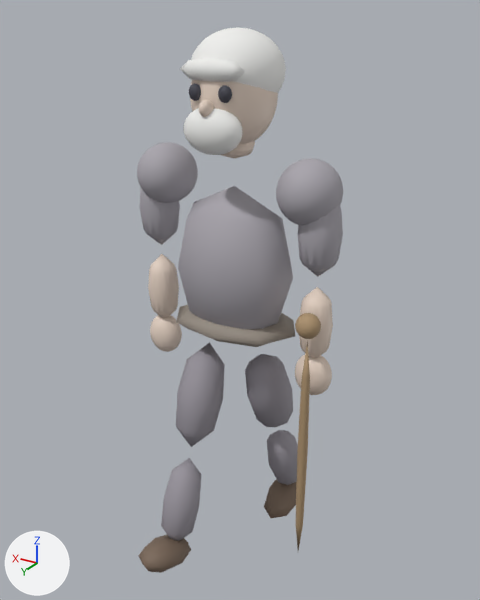
The glTF model models/npc_elder.glb, before and after one commit.
Before and after are seen from a camera (50 mm lens) standing at (-1.079, 1.764, 1.895) and looking at (-0.018, -0.004, 1.011). Every picture has the same lights, and +X, +Y and +Z are marked at lower left. The first picture is the older version. Where no turn or scale is listed for an object, it has been applied to the vertices.

The scene before the commit, as lines of its bpy script (objects in view):
```python
me_cylinder_001 = bpy.data.meshes.new('Cylinder.001')
me_cylinder_001.from_pydata(...)  # 424 vertices, 836 faces; spans x -0.047..0.087, y -0.069..0.069, z -0.674..0.019
# faces by material slot: [168, 668]
me_cylinder_001.materials.append(mat_cloth)  # grey #aaa6ad
me_cylinder_001.materials.append(mat_skin)  # pale yellow #e7d4c5
me_cylinder_006 = bpy.data.meshes.new('Cylinder.006')
me_cylinder_006.from_pydata(...)  # 86 vertices, 160 faces; spans x -0.081..0.083, y -0.083..0.176, z -0.85..-0.026
# faces by material slot: [118, 42]
me_cylinder_006.materials.append(mat_cloth2)  # grey #99959e
me_cylinder_006.materials.append(mat_shoe)  # brown #7c6959
me_cylinder_008 = bpy.data.meshes.new('Cylinder.008')
me_cylinder_008.from_pydata(...)  # 86 vertices, 160 faces; spans x -0.081..0.083, y -0.083..0.176, z -0.85..-0.026
# faces by material slot: [118, 42]
me_cylinder_008.materials.append(mat_cloth2)  # grey #99959e
me_cylinder_008.materials.append(mat_shoe)  # brown #7c6959
ob_arml = bpy.data.objects.new('ArmL', me_cylinder_001)
ob_arml.location = (0.28, 0.0, 1.41)
ob_legl = bpy.data.objects.new('LegL', me_cylinder_006)
ob_legl.parent = ob_body
ob_legl.location = (0.1, 0.0, 0.84)
ob_legl.rotation_euler = (0.349, 0.0, 0.0)  # degrees (20, 0, 0)
ob_legr = bpy.data.objects.new('LegR', me_cylinder_008)
ob_legr.parent = ob_body
ob_legr.location = (-0.1, 0.0, 0.84)
ob_legr.rotation_euler = (-0.349, 0.0, 0.0)  # degrees (-20, 0, 0)
# also in view: 'Body' at (0.0, 0.006, 1.361); 'ArmR' at (-0.3, 0.035, 0.784)
```
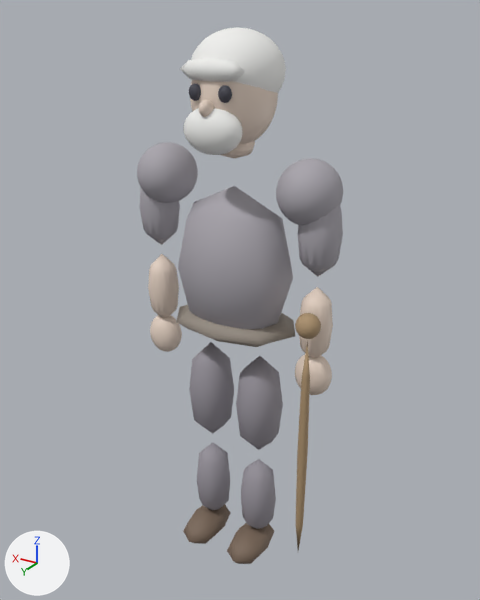
Where the change shows, as pixel boxes [x1, y1, x2, y2] in the pictures (480 x 600 px):
'LegL', turned: before [139, 342, 225, 573]; after [183, 342, 234, 544]
'LegR', turned: before [245, 354, 298, 518]; after [227, 356, 283, 564]

The change, as a diff of the scene's bpy script:
```diff
--- a/models/npc_elder.glb.py
+++ b/models/npc_elder.glb.py
@@ ob_legl @@
 ob_legl.location = (0.1, 0.0, 0.84)
-ob_legl.rotation_euler = (0.349, 0.0, 0.0)  # degrees (20, 0, 0)
@@ ob_legr @@
 ob_legr.location = (-0.1, 0.0, 0.84)
-ob_legr.rotation_euler = (-0.349, 0.0, 0.0)  # degrees (-20, 0, 0)
```
